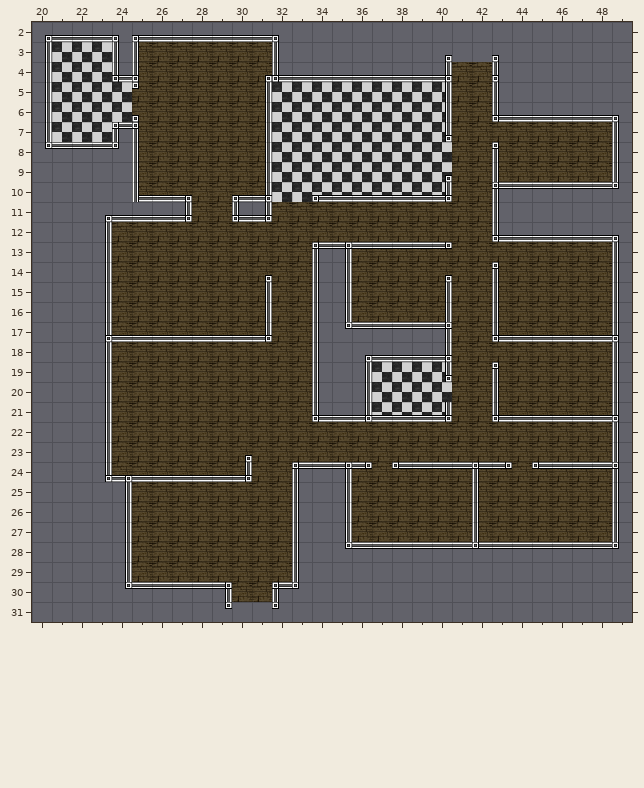
An edit to a level. Tiled map, Assets/Tilemaps/Cabin Tilemap.tmx. This is how it looked before the edit.
Cells are 32x32 px. Shown: x 20..49, y 2..31.
Once edited:
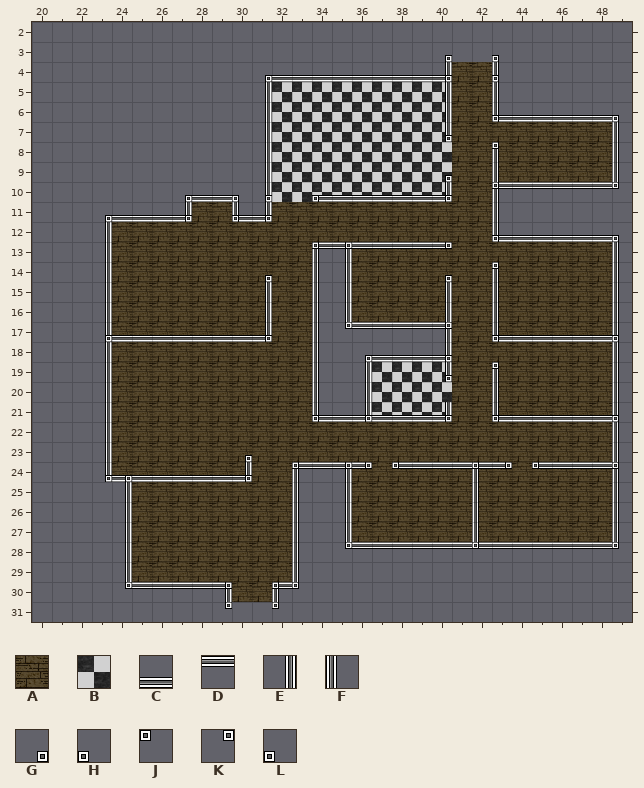
Key: from "IndoorTileset": A 7, B 8, C 9, D 9 turned 180, E 9 turned 270, F 9 turned 90, G 10, H 10 flipped left-right, J 10 turned 180, K 10 turned 270, L 10 turned 90.
_ is an empty cell, . an unchanged one.
Difference:
--- layer "Floor"
@@ x 21..31 @@
- 3 BBB.AAAAAAA
- 4 BBB.AAAAAAA
- 5 BBBBAAAAAAA
- 6 BBBBAAAAAAA
- 7 BBB.AAAAAAA
- 8 ....AAAAAAA
- 9 ....AAAAAAA
-10 ....AAAAAAA
+ 3 ___._______
+ 4 ___._______
+ 5 ___________
+ 6 ___________
+ 7 ___._______
+ 8 ...._______
+ 9 ...._______
+10 ...._______
--- layer "Walls 3"
@@ x 24..24 @@
- 4 C
+ 4 _
@@ x 24..24 @@
- 7 D
+ 7 _
--- layer "Walls 2"
@@ x 25..25 @@
- 2 C
+ 2 _
@@ x 24..32 @@
- 4 FF......F
+ 4 __......C
@@ x 24..25 @@
- 7 FF
+ 7 __
@@ x 25..31 @@
-10 C.C__CC
+10 _._CC__
--- layer "Walls"
@@ x 20..32 @@
- 2 GCCCLLCCCCCCH
- 3 E...FF......F
- 4 E...LL......L
- 5 E....J.......
- 6 E....L.......
- 7 E...JJ.......
- 8 KDDDJF.......
- 9 .....F.......
-10 .....FC...L..
+ 2 _____________
+ 3 _...__......_
+ 4 _...__......_
+ 5 _...._.......
+ 6 _...._.......
+ 7 _...__.......
+ 8 ______.......
+ 9 ....._.......
+10 .....__...H..
Changed places in both pictures, as pixel boxes (x1, y1, x2, y2):
changed: (45, 35, 279, 202)
